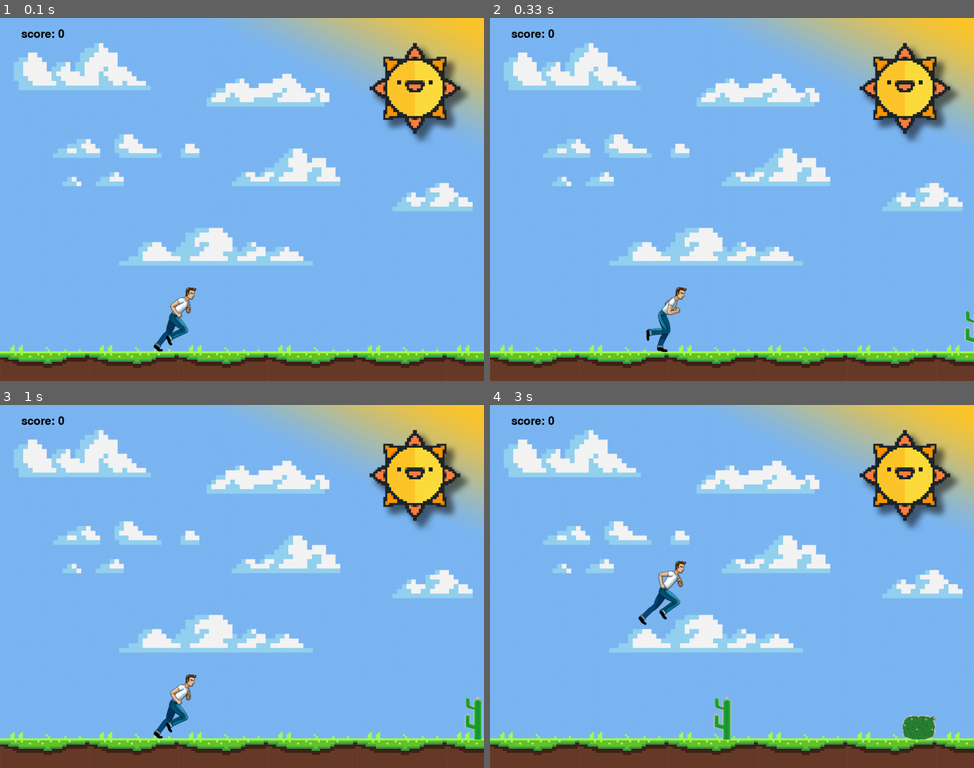
Above: before the commit, frames 1-4 (two rows, left to right).
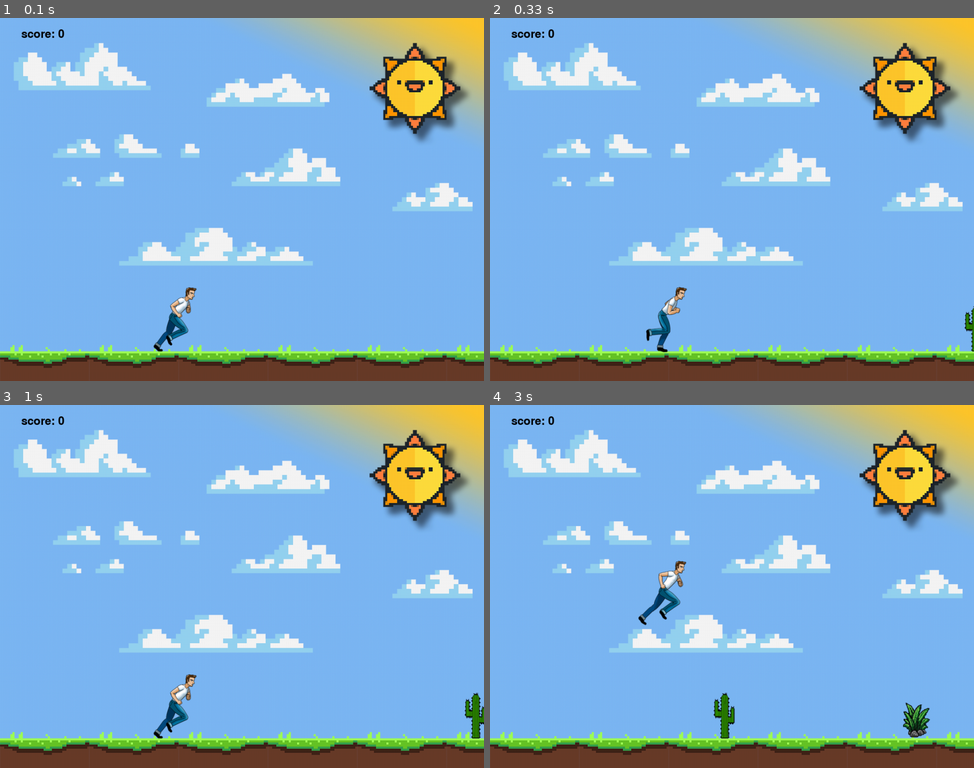
Above: after the commit, the same moments.

Repository: Piachonkin-Alex/py_game
Game: pygame game, started from game/run.py
Same seed, same stepped clock (60 frames per second), same inputs: the game is played once before the commit and once after it.
Inputs:
- Up to frame 1 (0.1 s): no input
- Up to frame 2 (0.33 s): no input
- Up to frame 3 (1 s): hold Esc 0.33-0.8 s; tap Enter at 0.83 s
- Up to frame 4 (3 s): tap Space at 1.67, 2.07, 2.37 s; hold Esc 2-2.47 s; tap Enter at 2.5, 2.9 s

Frame 1 is identical in both runs. In frame 2, 0.2% of the frame differs, in the area x 98-100%, y 79-93%; in frame 3, 0.4%; in frame 4, 0.9%, in the area x 46-92%, y 79-93%.

Commit message:
first request

Diff:
--- a/game/header.py
+++ b/game/header.py
@@ -2,8 +2,14 @@
 import random
 
 
-class Barrier:
-    def __init__(self, x, y, width, movement, img) -> None:
+# тут хотелось бы дать общий комментарий по поводу вообще работы с pygame. Минус этой штуки в том, что очень часто
+# требуется работать с глобальными переменными. Поэтому некоторые функции в другой файл не переносятся.
+# к примеру jump. В этом файле вы будете часто видеть, что я передаю всегда свой дисплей и его размеры, и поэтому
+# часто в функции получается много исходных аргументов. Поэтому для меня было изначально ужобнее писыть все
+# одном файле. Но я все-таки реализацию сложных вычислительных вешей постарался перенести сюда.
+
+class Barrier:  # класс барьера
+    def __init__(self, x, y, width, movement, img) -> None:  # инициализация по заданным координатам и размеру и img
         """Barrier initialization"""
         self.x = x
         self.y = y
@@ -11,7 +17,7 @@
         self.movement = movement
         self.image = img
 
-    def move(self, our_display) -> None:
+    def move(self, our_display) -> None:  # движение барьеров. Возвращает True, если барьер ушел за дисплей слева
         """Barrier motion"""
         if self.x >= -self.width:
             our_display.blit(self.image, (self.x, self.y))
@@ -20,7 +26,7 @@
         else:
             return False
 
-    def remove_right(self, new_x, new_y, new_width, new_img) -> None:
+    def remove_right(self, new_x, new_y, new_width, new_img) -> None:  # мгновенное перемещение барьера вправо
         """replace barrier and change"""
         self.x = new_x
         self.y = new_y
@@ -28,29 +34,29 @@
         self.image = new_img
 
 
-barrier_images = []
-barrier_images.append(pygame.image.load('barrier0.png'))
-barrier_images.append(pygame.image.load('barrier1.png'))
-barrier_images.append(pygame.image.load('barrier2.png'))
-barrier_images_size = [[37, 618], [69, 657], [40, 628]]
+barrier_images = []  # массив картинок барьеров
+barrier_images.append(pygame.image.load('high.png'))
+barrier_images.append(pygame.image.load('middle.png'))
+barrier_images.append(pygame.image.load('wide.png'))
+barrier_images_size = [[47, 608], [58, 628], [85, 645]]
 
 
-def create_barriers(barrier_list, display_width) -> None:
+def create_barriers(barrier_list, display_width) -> None:  # создание барьеров
     """Initialization of game Barriers"""
-    dist = [100, 500, 900]
+    dist = [100, 500, 900]  # начальная их координата
     for i in range(3):
         choice = random.randrange(0, 3)
         img = barrier_images[choice]
         width = barrier_images_size[choice][0]
-        height = barrier_images_size[choice][1]
+        height = barrier_images_size[choice][1]  # сообственно создание
         barrier_list.append(Barrier(display_width + dist[i], height, width, 5.2, img))
 
 
 def find_distance(barrier_list, display_width) -> int:
+    # здесь производится случайный выбор доступного расстояния для крайних справа барьеров
     """calculate future distance between barriers"""
-    right_point = max(barrier_list[0].x, barrier_list[1].x, barrier_list[2].x)
-    distance = 0
-    if right_point < display_width:
+    right_point = max(barrier_list[0].x, barrier_list[1].x, barrier_list[2].x)  # координата самого правого барьера
+    if right_point < display_width:  # проверка на то, что самый правый барьер находится за размером дисплеея
         distance = display_width
         if distance - right_point < 250:
             distance += 300
@@ -60,66 +66,69 @@
     if choice_of_dist < 6:
         distance += random.randrange(43, 56)
     else:
-        distance += random.randrange(280, 450)
+        distance += random.randrange(280, 450)  # здесь происходит случайный выбор расстояния между барьерами
+        # варианта 2: близко к друг другу, чтобы сразу перепрыгнуть 2, иои н нормальном расстоянии
     return distance
 
 
 def draw_barries(barrier_list, our_display, display_width) -> None:
+    # прорисовка барьеров на дисплей
     """draw barriers on display"""
     for barrier in barrier_list:
         checker = barrier.move(our_display)
-        if not checker:
+        if not checker:  # если барьер ушел из дисплея слева, мы его перемещаем вправо согласно подсчету предыдущей ф-и
             distance = find_distance(barrier_list, display_width)
 
             choice = random.randrange(0, 3)
             img = barrier_images[choice]
             width = barrier_images_size[choice][0]
-            height = barrier_images_size[choice][1]
+            height = barrier_images_size[choice][1]  # случайный выбор новго вида барьера
 
-            barrier.remove_right(distance, height, width, img)
+            barrier.remove_right(distance, height, width, img)  # перемещение
 
 
-def print_text(text: str, cord_x, cord_y, font_type, font_size, our_display) -> None:
+def print_text(text: str, cord_x, cord_y, font_type, font_size, our_display) -> None:  # ечать текста на дисплее
     """print text on display"""
     font = pygame.font.Font(font_type, font_size)
     text = font.render(text, True, (0, 0, 0))
     our_display.blit(text, (cord_x, cord_y))
 
 
-def pause(our_display, clock) -> None:
+def pause(our_display, clock) -> None:  # пауза
     """game pause"""
     pause_ind = True
-    pygame.mixer.music.pause()
+    pygame.mixer.music.pause()  # пауза в музыке
 
     while pause_ind:
-        for event in pygame.event.get():
+        for event in pygame.event.get():  # нажали крестик -- вышли
             if event.type == pygame.QUIT:
                 pygame.quit()
                 quit()
 
-        font_type = 'ofont.ru_EE-Bellflower.ttf'
+        font_type = 'ofont.ru_EE-Bellflower.ttf'  # прописовка надписи при паузе
         print_text('Press ENTER to continue', 300, 300, font_type, 37, our_display)
 
-        keys = pygame.key.get_pressed()
-        if keys[pygame.K_RETURN]:
+        keys = pygame.key.get_pressed()  # считывание нажатых клавиш
+        if keys[pygame.K_RETURN]:  # нажали ENTER -- продолжили игру
             pause_ind = False
 
-        pygame.display.update()
+        pygame.display.update()  # обновление дисплея
         clock.tick(15)
 
-    pygame.mixer.music.unpause()
+    pygame.mixer.music.unpause()  # убираем паузу с музыки
 
 
-chel_images = []
+chel_images = []  # а тут длина строки по pep-8 не дает избежать варнинга(
 chel_images.append(pygame.image.load('chel1.png'))
-chel_images.append(pygame.image.load('chel2.png'))
+chel_images.append(pygame.image.load('chel2.png'))  # загрузка картинок для анимации персонажа
 chel_images.append(pygame.image.load('chel3.png'))
 
-image_counter = 0
+image_counter = 0  # cчетчик смены картинки в анимации
 
 
 def draw_char(our_display, cord_x, cord_y) -> None:
     """drawing character"""
+    # прописовка персонажа на дисплее
     global image_counter
     if image_counter == 18:
         image_counter = 0
@@ -128,10 +137,12 @@
 
 
 def check_conflict(barrier_list, char_x, char_y, char_height, char_width) -> bool:
+    # проверка, врезались мы или нет. тут чистая математика +- некоторые константы,
+    # так как мы управлчем не прямоугольниками
     """check crash"""
     for barrier in barrier_list:
         if char_y + char_height >= barrier.y:
-            if barrier.x <= char_x + 15 <= barrier.x + barrier.width:
+            if barrier.x <= char_x + 5 <= barrier.x + barrier.width:
                 return True
             elif barrier.x <= char_x + char_width - 60 <= barrier.x + barrier.width:
                 return True
@@ -139,23 +150,25 @@
 
 
 def end_game(our_display, clock, score, prev_max_score) -> None:
+    # завершение игры.
     """end game screen"""
     max_score = max(score, prev_max_score)
     end_game_ind = True
+
     while end_game_ind:
-        for event in pygame.event.get():
+        for event in pygame.event.get():  # нажали крестик -- вышли
             if event.type == pygame.QUIT:
                 pygame.quit()
                 quit()
-        font_type = 'ofont.ru_EE-Bellflower.ttf'
-        first_text = 'Press ENTER to continue, esc to exit'
-        print_text(first_text, 200, 300, font_type, 37, our_display)
-        second_text = 'Max score is ' + str(int(max_score))
+        font_type = 'ofont.ru_EE-Bellflower.ttf'  # шрифт
+        first_text = 'Press ENTER to continue, esc to exit'  # надпись при прогрыше
+        print_text(first_text, 200, 300, font_type, 37, our_display)  # ее вывод на экран
+        second_text = 'Max score is ' + str(int(max_score))  # вывод макс. счета, полученного после открытия игры
         print_text(second_text, 360, 360, font_type, 37, our_display)
         keys = pygame.key.get_pressed()
-        if keys[pygame.K_RETURN]:
+        if keys[pygame.K_RETURN]:  # нажали ENTER -- начали сначала
             return True
-        if keys[pygame.K_ESCAPE]:
+        if keys[pygame.K_ESCAPE]:  # нажали ESCAPE -- вышли из игры
             return False
-        pygame.display.update()
+        pygame.display.update()  # обновление дисплея
         clock.tick(15)
--- a/game/run.py
+++ b/game/run.py
@@ -4,35 +4,35 @@
 
 pygame.init()
 
-pygame.mixer.music.load('background.mp3')
+pygame.mixer.music.load('background.mp3')  # загрузка музыки
 
-font_type = 'ofont.ru_EE-Bellflower.ttf'
+font_type = 'ofont.ru_EE-Bellflower.ttf'  # загрузка шрифта
 
-clock = pygame.time.Clock()
+clock = pygame.time.Clock()  # счетчик кадров и времени
 
 display_width = 1024
-display_height = 768
+display_height = 768  # размеры дисплея
 
-our_display = pygame.display.set_mode((display_width, display_height))
+our_display = pygame.display.set_mode((display_width, display_height))  # создание дисплея
 pygame.display.set_caption('Subway Surf 2D')
 
 char_width = 111
-char_height = 139
+char_height = 139  # размеры героя
 
 char_x = 3 * display_width // 10
-char_y = display_height - 60 - char_height
+char_y = display_height - 60 - char_height  # координата местоположения героя
 
-do_jump = False
-jump_count = 33
+do_jump = False  # индикатор прыжка
+jump_count = 33  # счетчик смены координаты прыжка прыжка
 
-score = 0
-max_score = 0
+score = 0  # счет
+max_score = 0  # максимальный счет при запуске окна
 
 
 def jump() -> None:
     """Do jump"""
     global jump_count, do_jump, char_y
-    if jump_count >= -33:
+    if jump_count >= -33:  # пока счетчик не достиг -33 меняем координату героя
         char_y -= jump_count / 1.7
         jump_count -= 1
     else:
@@ -42,59 +42,65 @@
 
 def count_score() -> None:
     """Counting score"""
-    global score
+    global score  # при вызове функции немного увеличиваем счет
     score += 1 / 180
 
 
-def run_game() -> bool:
+def run_game() -> bool:  # цикл игры. Сама механика игры -- это цикл, который прерывается только при выходе
     """Game cycle process"""
     global do_jump
 
-    pygame.mixer.music.play(-1)
-    background = pygame.image.load(r'background.png').convert()
+    pygame.mixer.music.play(-1)  # проигрывание музыки
+    background = pygame.image.load(r'background.png').convert()  # загрузка изображения фона
     game = True
 
     barrier_list = []
-    header.create_barriers(barrier_list, display_width)
+    header.create_barriers(barrier_list, display_width)  # создание препядствий
     while game:
         for event in pygame.event.get():
-            if event.type == pygame.QUIT:
+            if event.type == pygame.QUIT:  # выход из программы при нажатии крестика
                 pygame.quit()
                 quit()
 
-        keys = pygame.key.get_pressed()
+        keys = pygame.key.get_pressed()  # считывание нажатых клавиш в данный момент
 
-        if keys[pygame.K_SPACE]:
+        if keys[pygame.K_SPACE]:  # нажали пробел -- прыжок
             do_jump = True
 
-        if keys[pygame.K_ESCAPE]:
+        if keys[pygame.K_ESCAPE]:  # нажали ESCAPE -- пауза
             header.pause(our_display, clock)
 
-        if do_jump:
+        if do_jump:  # прыжок, если горит индикатор прыжка
             jump()
 
-        count_score()
+        count_score()  # счет очков не забываем
 
-        our_display.blit(background, (0, 0))
-        header.print_text('score: ' + str(int(score)), 45, 22, font_type, 35, our_display)
-        header.draw_barries(barrier_list, our_display, display_width)
-        header.draw_char(our_display, char_x, char_y)
+        our_display.blit(background, (0, 0))  # заливка фона на дисплей
+        header.print_text('score: ' + str(int(score)), 45, 22, font_type, 35, our_display)  # табло очков на фоне
+        header.draw_barries(barrier_list, our_display, display_width)  # прорисовка барьеров
+        header.draw_char(our_display, char_x, char_y)  # прорисовка персонажа
 
         if header.check_conflict(barrier_list, char_x, char_y, char_width, char_height):
-            pygame.mixer.music.stop()
-            game = False
+            # проверка на то, что не врезались
+            pygame.mixer.music.stop()  # остановка музыки
+            game = False  # выход из цикла игры
 
-        pygame.display.update()
-        clock.tick(70)
+        pygame.display.update()  # обновление дисплея
+        clock.tick(70)  # частота
     return header.end_game(our_display, clock, score, max_score)
+    # возвращаем True или False, в зависимости от того, хотим ли еще играть
 
 
-while run_game():
-    if score > max_score:
+while run_game():  # пока запускаем игру
+    if score > max_score:  # меняем максимальный счет, если это надо
         max_score = score
     do_jump = False
     jump_count = 33
     score = 0
-    char_y = display_height - 60 - char_height
+    char_y = display_height - 60 - char_height  # меняем нужные переменные на начальные условия
 pygame.quit()
 quit()
+
+# потенциал развития -- огромен. как в плане улучшения самой игры, например реализации столкновений
+# -- они тут не идеальны, так и в плане удобства -- начальное меню, таблица рекордов и тд.
+# возможно при повторном отправлении что-то добавится)
Binary file removed: game/barrier1.png
Binary file removed: game/chel0.png
Binary file removed: game/gamer.png
Binary file removed: game/high.jpg
Binary file added: game/high.png
Binary file changed: game/middle.png
Binary file added: game/wide.png
